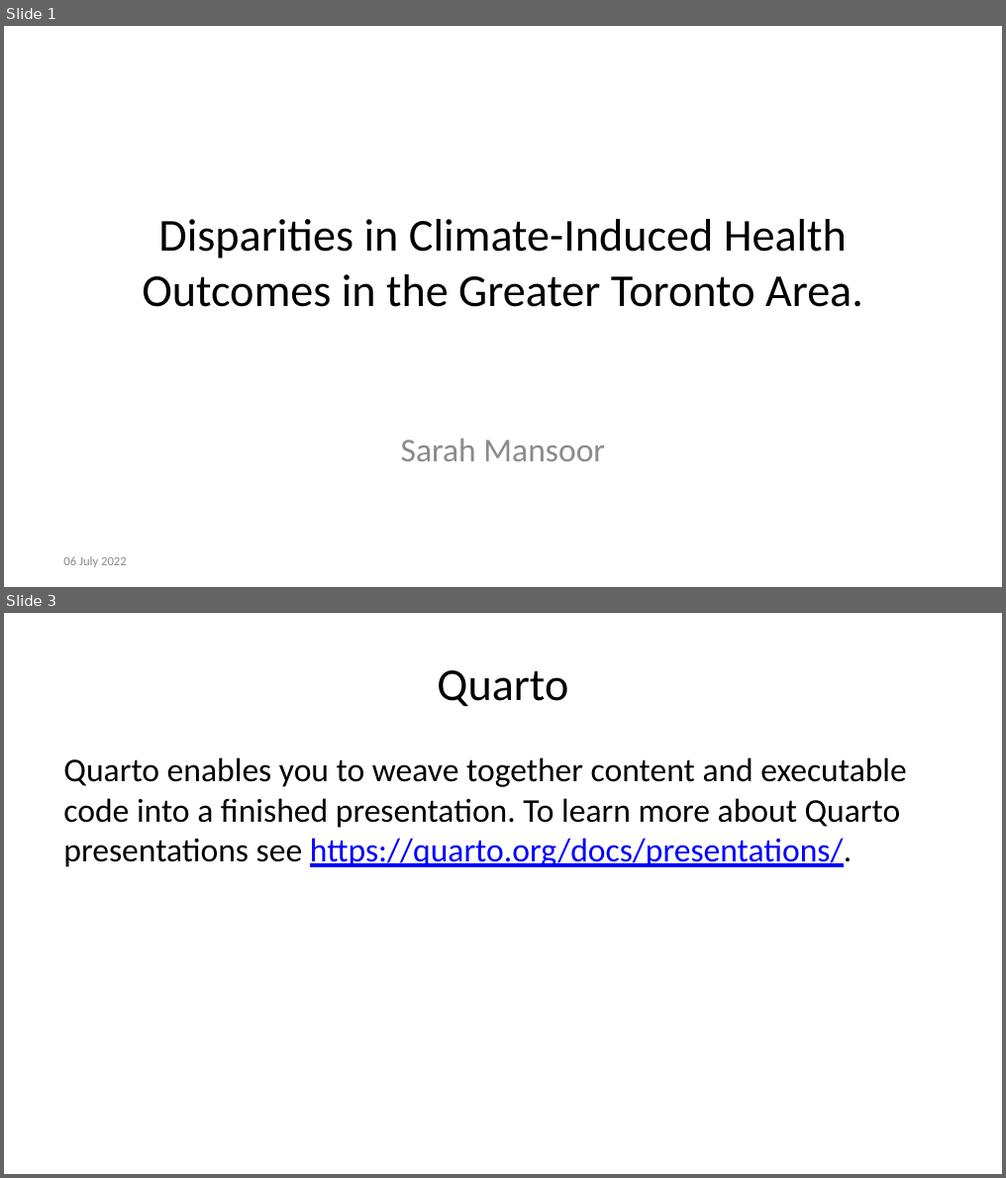
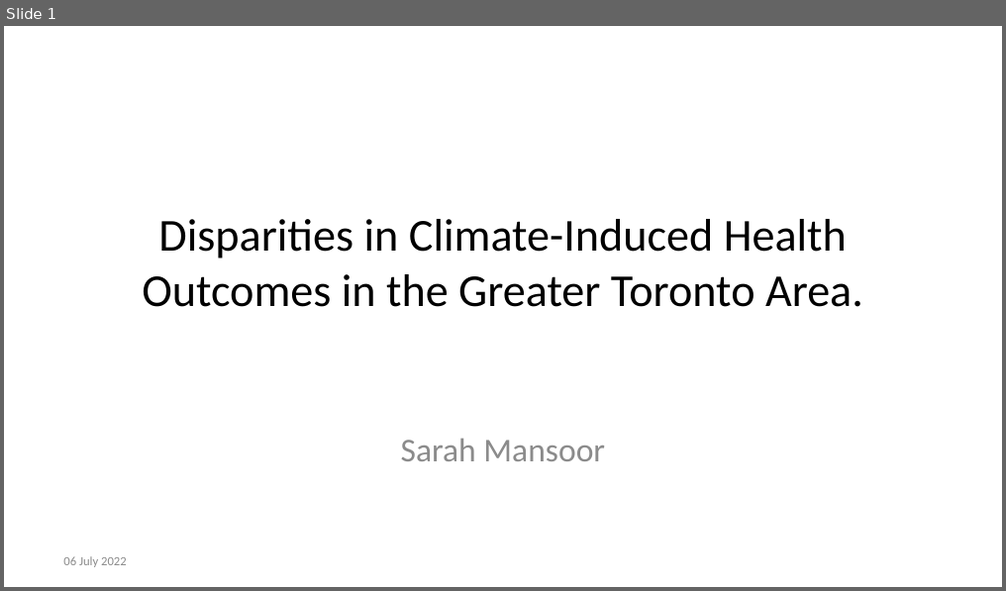
Before and after one commit to sarahmansoorr/SUDS2022, a slide deck: outputs/presentation/presentation.pptx. Shown one above the other, each under a label of ours: slides 1 and 3 before the commit, slide 1 after it; the slides between them are not shown. The pictures are 1006x1178 and 1006x591 pixels, drawn with LibreOffice and Linux fonts; fonts in the diff are those of the drawing. Boxes give left, top, right and bottom in pixels: in the first picture for what was removed or moved away, otherwise in the second. Text is boxed around its words. In the diff, an @@ line names an element or a change of style, - is before the commit and + after.

```diff
--- a/outputs/presentation/presentation.pptx
+++ b/outputs/presentation/presentation.pptx
@@ slide 3 removed at (4,613,1002,1174), background #FFFFFF @@
@@ title removed at (437,670,568,706) @@
-Quarto
@@ text removed at (63,758,906,867) @@
-Quarto enables you to weave together content and executable code into a finished presentation. To learn more about Quarto presentations see https://quarto.org/docs/presentations/.
```
Also in this commit, not shown: 4 slides added, 3 other slides removed, 5 other files.
